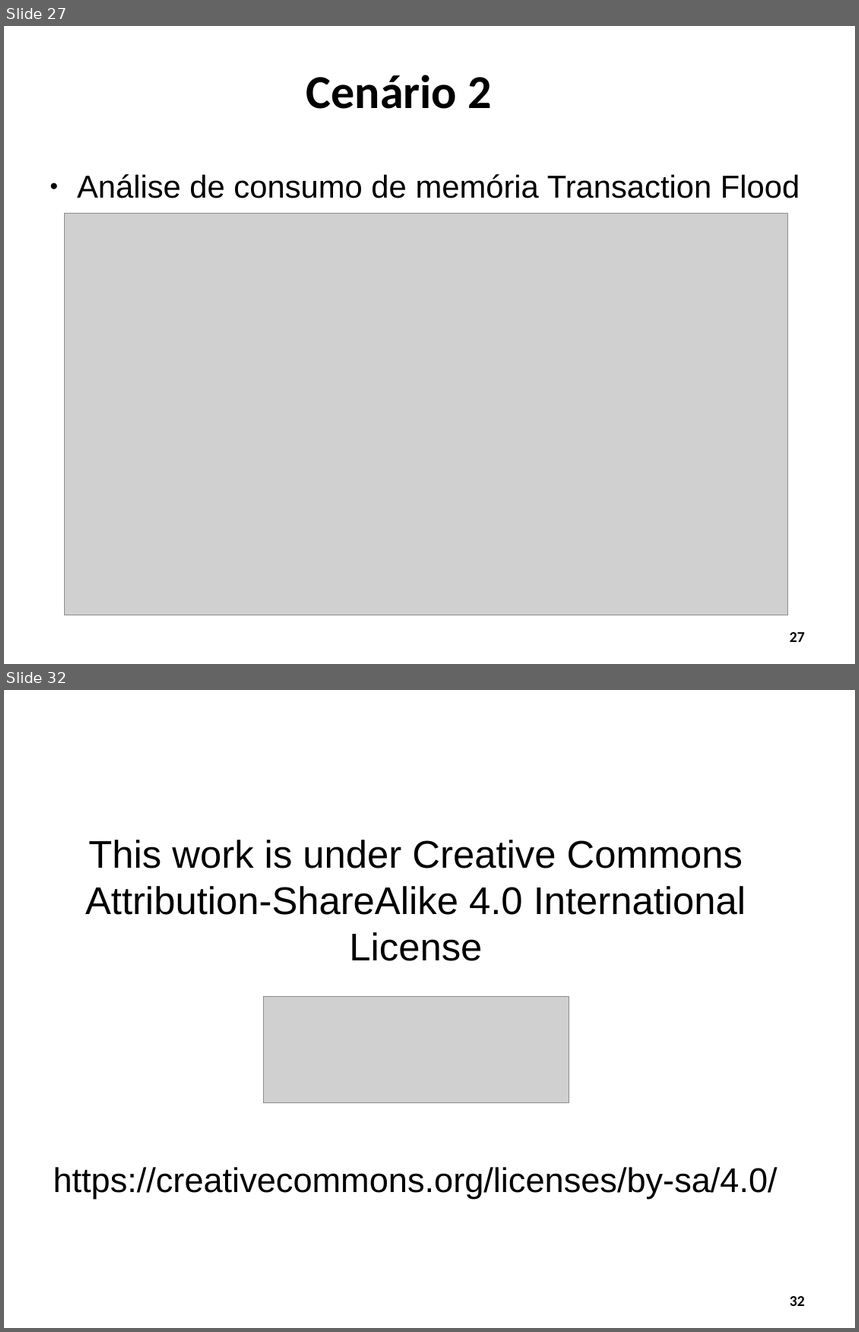
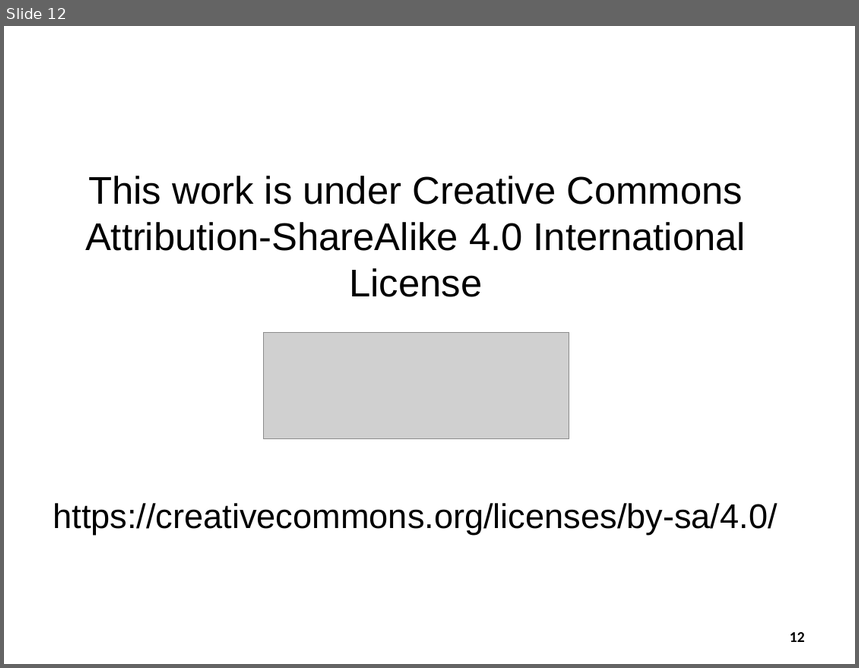
Before and after one commit to WiltonLoch/TCC, a slide deck: apresentacao_TCC_wilton.odp. Shown one above the other, each under a label of ours: slides 27 and 32 before the commit, slide 12 after it; the slides between them are not shown. The pictures are 859x1332 and 859x668 pixels, drawn with LibreOffice and Linux fonts; fonts in the diff are those of the drawing; grey boxes stand for pictures; background and template pictures are left out. Boxes give left, top, right and bottom in pixels: in the first picture for what was removed or moved away, otherwise in the second. Text is boxed around its words. In the diff, an @@ line names an element or a change of style, - is before the commit and + after.

```diff
--- a/apresentacao_TCC_wilton.odp
+++ b/apresentacao_TCC_wilton.odp
@@ slide 27 removed at (4, 26, 855, 664), background #FFFFFF @@
@@ title removed at (306, 75, 491, 109) @@
-Cenário 2
@@ text removed at (77, 174, 800, 199) @@
-● Análise de consumo de memória Transaction Flood
@@ picture removed at (64, 214, 788, 616) @@
@@ page number removed at (790, 632, 805, 642) @@
-27
@@ what was slide 32 is now slide 12 @@
@@ page number at (790, 632, 805, 642): text changed @@
-32
+12
```
Also in this commit, not shown: 7 slides changed, 2 slides added, 21 other slides removed, 1 other file.
